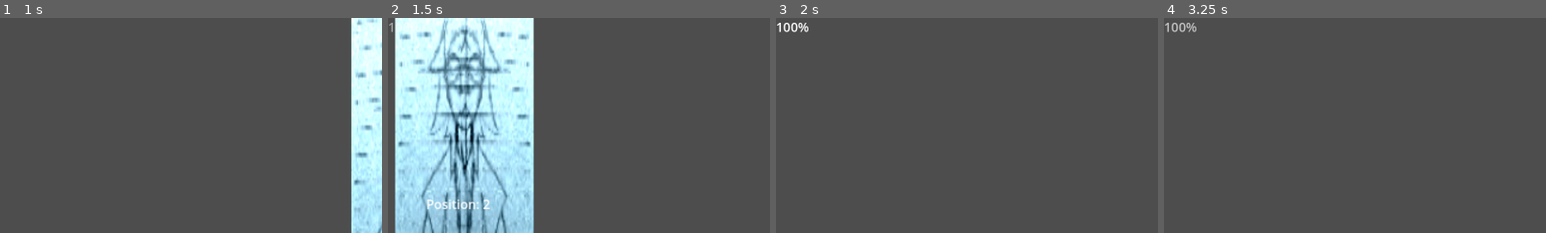
Above: before the commit, frames 1-4 (left to right).
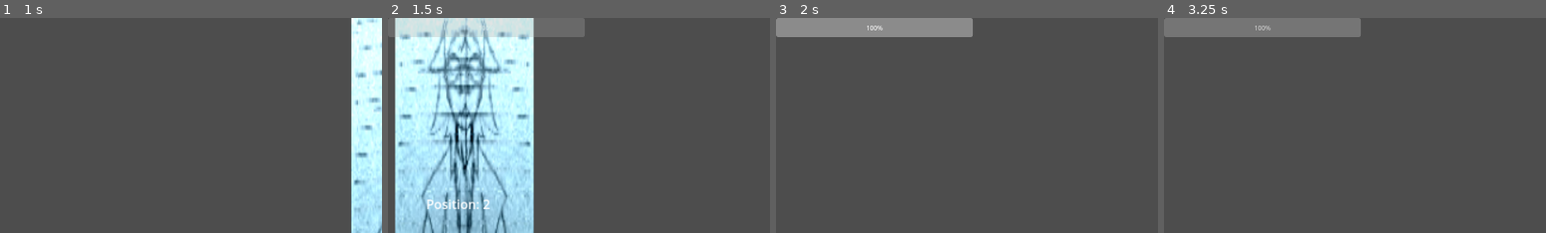
Above: after the commit, the same moments.

Repository: Quarticore/UntitledTomatoGame
Game: Godot game, scene res://scenes/main.tscn
Same seed, same stepped clock (60 frames per second), same inputs: the game is played once before the commit and once after it. The engine's default icon, where the game draws it, is replaced by a stand-in: a white triangle on a blue panel in a dark square. Sound files missing from this copy of the repository are replaced by a short silence.
Inputs (mouse positions are % of the whole screen's width and height, from its top left):
- Up to frame 1 (1 s): move the mouse to (27, 52) at 0.52 s; hold D (InputRight) from 0.53 s (still down); click (27, 52) at 0.6 s
- Up to frame 2 (1.5 s): move the mouse to (100, 76) at 1.27 s; release D (InputRight) at 1.28 s; hold A (InputLeft) from 1.28 s (still down); tap S (InputMiddle) at 1.35 s; click (100, 76) at 1.42 s
- Up to frame 3 (2 s): keep holding A (InputLeft)
- Up to frame 4 (3.25 s): move the mouse to (55, 67) at 2.02 s; release A (InputLeft) at 2.03 s; hold D (InputRight) from 2.03 s (still down); click (55, 67) at 2.1 s; move the mouse to (45, 70) at 2.77 s; tap S (InputMiddle) at 2.85 s; click (45, 70) at 2.92 s
The pictures show only the part of the screen within x 0-50%, y 0-50%; the shares and areas given below are measured in that part.

Frame 1 is identical in both runs. In frame 2, 3.8% of the frame differs, in the area x 0-52%, y 0-9%; in frame 3, 4.5%; in frame 4, 4.5%.

Commit message:
Replace percent label with progress bar

Diff:
--- a/assets/scripts/gameplay_ui.gd
+++ b/assets/scripts/gameplay_ui.gd
@@ -10,7 +10,7 @@
 
 func _process(delta):
 	var pct = game_manager.pct_left
-	$TEST_PercentLabel.text = str(pct) + "%"
+	$HealthBar.value = pct
 
 func play_show():
 	$AnimationPlayer.play("fade_in")
--- a/scenes/main.tscn
+++ b/scenes/main.tscn
@@ -85,9 +85,6 @@
 "fade_out": SubResource("Animation_5n3vl")
 }
 
-[sub_resource type="LabelSettings" id="LabelSettings_c8qcq"]
-font_size = 32
-
 [node name="Main" type="Node2D"]
 script = ExtResource("1_3bpvp")
 
@@ -143,15 +140,14 @@
 [node name="HitQualityContainer" type="Node2D" parent="GameplayUI"]
 position = Vector2(1200, 792)
 
-[node name="TEST_PercentLabel" type="Label" parent="GameplayUI"]
-offset_right = 184.0
-offset_bottom = 72.0
-text = "100%"
-label_settings = SubResource("LabelSettings_c8qcq")
-
 [node name="TomatoShooter" parent="GameplayUI" node_paths=PackedStringArray("audio_manager") instance=ExtResource("5_2ftpm")]
 position = Vector2(957, 614)
 audio_manager = NodePath("../../GameContainer/GameViewport/AudioManager")
+
+[node name="HealthBar" type="ProgressBar" parent="GameplayUI"]
+offset_right = 495.0
+offset_bottom = 48.0
+value = 100.0
 
 [connection signal="hovered" from="GameContainer/GameViewport/Member1" to="GameContainer/GameViewport/SelectionManager" method="_on_member_hovered"]
 [connection signal="selected" from="GameContainer/GameViewport/Member1" to="GameContainer/GameViewport/SelectionManager" method="_on_member_selected"]
Not shown: 1 places in scenes/main.tscn that only renumber resources
